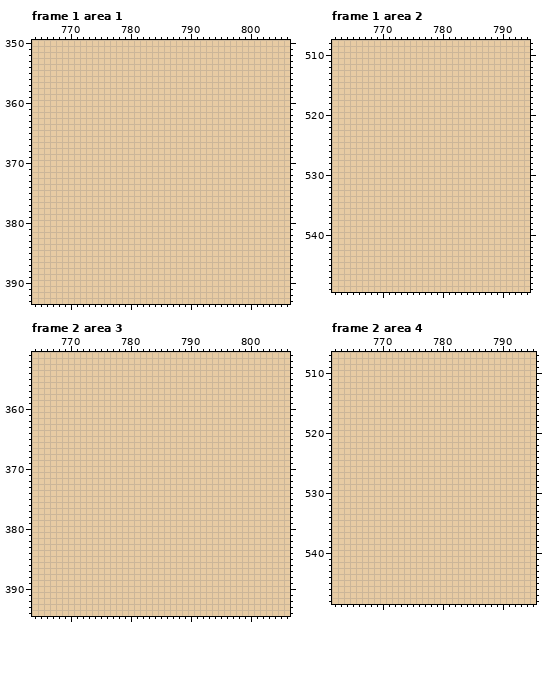
Pixel-art file, stored at AsepriteFiles/UI/UI_Playground.aseprite. Above: the version before the commit.
900x640 pixels, 18 frames. Colours within 5 levels of each other are drawn and written as one. Shown: frame 1 area 1: x 764..806, y 350..393; frame 1 area 2: x 762..794, y 508..549; frame 2 area 3: x 764..806, y 351..394; frame 2 area 4: x 762..795, y 507..548. The commit also changed other frames or places, which this record leaves out.
The same view after the edit:
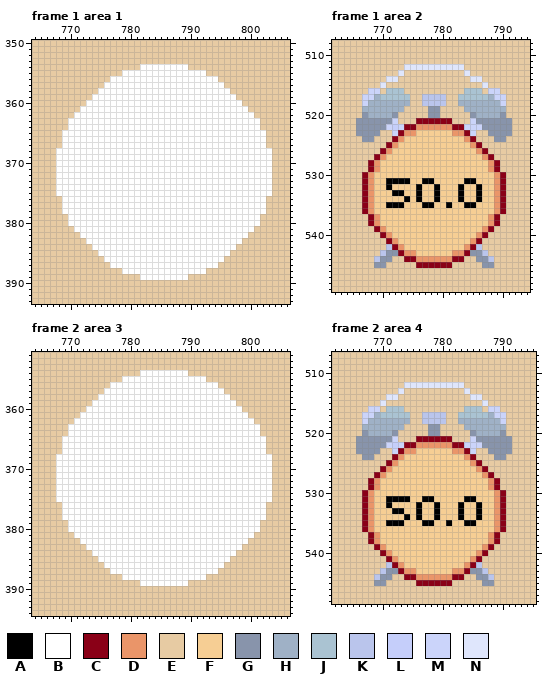
Palette (. is transparent): A #000000  B #ffffff  C #8a0017  D #ea9569  E #e7cba3  F #f6ce94  G #8894ab  H #9fb1c6  J #aac3d2  K #bac5ec  L #c5cefa  M #cbd4fa  N #dfe6fc
The exact change:
Frame 1 area 1, layer "Cosas":
y 354: x 782..789 EEEEEEEE -> BBBBBBBB
y 355: x 779..792 EEEEEEEEEEEEEE -> BBBBBBBBBBBBBB
y 356: x 777..794 EEEEEEEEEEEEEEEEEE -> BBBBBBBBBBBBBBBBBB
y 357: x 776..795 EEEEEEEEEEEEEEEEEEEE -> BBBBBBBBBBBBBBBBBBBB
y 358: x 775..796 EEEEEEEEEEEEEEEEEEEEEE -> BBBBBBBBBBBBBBBBBBBBBB
y 359: x 774..797 EEEEEEEEEEEEEEEEEEEEEEEE -> BBBBBBBBBBBBBBBBBBBBBBBB
y 360: x 773..798 EEEEEEEEEEEEEEEEEEEEEEEEEE -> BBBBBBBBBBBBBBBBBBBBBBBBBB
y 361: x 772..799 EEEEEEEEEEEEEEEEEEEEEEEEEEEE -> BBBBBBBBBBBBBBBBBBBBBBBBBBBB
y 362: x 771..800 EEEEEEEEEEEEEEEEEEEEEEEEEEEEEE -> BBBBBBBBBBBBBBBBBBBBBBBBBBBBBB
y 363..364: x 770..801 EEEEEEEEEEEEEEEEEEEEEEEEEEEEEEEE -> BBBBBBBBBBBBBBBBBBBBBBBBBBBBBBBB
y 365..367: x 769..802 EEEEEEEEEEEEEEEEEEEEEEEEEEEEEEEEEE -> BBBBBBBBBBBBBBBBBBBBBBBBBBBBBBBBBB
y 368..375: x 768..803 EEEEEEEEEEEEEEEEEEEEEEEEEEEEEEEEEEEE -> BBBBBBBBBBBBBBBBBBBBBBBBBBBBBBBBBBBB
y 376..378: x 769..802 EEEEEEEEEEEEEEEEEEEEEEEEEEEEEEEEEE -> BBBBBBBBBBBBBBBBBBBBBBBBBBBBBBBBBB
y 379..380: x 770..801 EEEEEEEEEEEEEEEEEEEEEEEEEEEEEEEE -> BBBBBBBBBBBBBBBBBBBBBBBBBBBBBBBB
y 381: x 771..800 EEEEEEEEEEEEEEEEEEEEEEEEEEEEEE -> BBBBBBBBBBBBBBBBBBBBBBBBBBBBBB
y 382: x 772..799 EEEEEEEEEEEEEEEEEEEEEEEEEEEE -> BBBBBBBBBBBBBBBBBBBBBBBBBBBB
y 383: x 773..798 EEEEEEEEEEEEEEEEEEEEEEEEEE -> BBBBBBBBBBBBBBBBBBBBBBBBBB
y 384: x 774..797 EEEEEEEEEEEEEEEEEEEEEEEE -> BBBBBBBBBBBBBBBBBBBBBBBB
y 385: x 775..796 EEEEEEEEEEEEEEEEEEEEEE -> BBBBBBBBBBBBBBBBBBBBBB
y 386: x 776..795 EEEEEEEEEEEEEEEEEEEE -> BBBBBBBBBBBBBBBBBBBB
y 387: x 777..794 EEEEEEEEEEEEEEEEEE -> BBBBBBBBBBBBBBBBBB
y 388: x 779..792 EEEEEEEEEEEEEE -> BBBBBBBBBBBBBB
y 389: x 782..789 EEEEEEEE -> BBBBBBBB
Frame 1 area 2, layers "Letras", "Cosas":
y 512: x 774..783 EEEEEEEEEE -> NNNNNNNNNN
y 513: x 773 E -> N; x 784 E -> N
y 514: x 771..772 EE -> NN; x 785..786 EE -> NN
y 515: x 770 E -> N; x 787 E -> N
y 516: x 768..769 EE -> MM; x 771..773 EEE -> JJJ; x 784..786 EEE -> JJJ; x 788..789 EE -> MM
y 517: x 767..774 EEEEEEEE -> MMHJJJJJ; x 777..780 EEEE -> KKKK; x 783..790 EEEEEEEE -> JJJJJHMM
y 518: x 767..774 EEEEEEEE -> MHHHHHHH; x 777..780 EEEE -> KKKK; x 783..790 EEEEEEEE -> HHHHHHHM
y 519: x 767..773 EEEEEEE -> HHHHHHH; x 778..779 EE -> GG; x 784..790 EEEEEEE -> HHHHHHH
y 520: x 767..772 EEEEEE -> GHHHHG; x 778..779 EE -> GG; x 785..790 EEEEEE -> GHHHHG
y 521: x 766..772 EEEEEEE -> GGGGGGM; x 776..781 EEEEEE -> CCCCCC; x 785..791 EEEEEEE -> MGGGGGG
y 522: x 766..791 EEEEEEEEEEEEEEEEEEEEEEEEEE -> GGGGGMLMCCDDDDDDCCMMMGGGGG
y 523: x 766..769 EEEE -> GGGG; x 772..785 EEEEEEEEEEEEEE -> MCDDFFFFFFDDCM; x 788..791 EEEE -> GGGG
y 524: x 767..768 EE -> GG; x 772..785 EEEEEEEEEEEEEE -> CDFFFFFFFFFFDC; x 789..790 EE -> GG
y 525: x 771..786 EEEEEEEEEEEEEEEE -> CDFFFFFFFFFFFFDC
y 526: x 770..787 EEEEEEEEEEEEEEEEEE -> CDFFFFFFFFFFFFFFDC
y 527: x 769..788 EEEEEEEEEEEEEEEEEEEE -> CDFFFFFFFFFFFFFFFFDC
y 528..529: x 768..789 EEEEEEEEEEEEEEEEEEEEEE -> CDFFFFFFFFFFFFFFFFFFDC
y 530: x 767..790 EEEEEEEEEEEEEEEEEEEEEEEE -> CDFFFFFFFFFFFFFFFFFFFFDC
y 531: x 767..790 EEEEEEEEEEEEEEEEEEEEEEEE -> CDFFAAAAFFAAFFFFFAAFFFDC
y 532: x 767..790 EEEEEEEEEEEEEEEEEEEEEEEE -> CDFFAFFFFAFFAFFFAFFAFFDC
y 533: x 767..790 EEEEEEEEEEEEEEEEEEEEEEEE -> CDFFFAAFFAFFAFFFAFFAFFDC
y 534: x 767..790 EEEEEEEEEEEEEEEEEEEEEEEE -> CDFFFFFAFAFFAFFFAFFAFFDC
y 535: x 767..790 EEEEEEEEEEEEEEEEEEEEEEEE -> CDFFAAAFFFAAFFAFFAAFFFDC
y 536: x 767..790 EEEEEEEEEEEEEEEEEEEEEEEE -> CDFFFFFFFFFFFFFFFFFFFFDC
y 537..538: x 768..789 EEEEEEEEEEEEEEEEEEEEEE -> CDFFFFFFFFFFFFFFFFFFDC
y 539: x 769..788 EEEEEEEEEEEEEEEEEEEE -> CDFFFFFFFFFFFFFFFFDC
y 540: x 770..787 EEEEEEEEEEEEEEEEEE -> CDFFFFFFFFFFFFFFDC
y 541: x 771..786 EEEEEEEEEEEEEEEE -> CDFFFFFFFFFFFFDC
y 542: x 771..786 EEEEEEEEEEEEEEEE -> KCDFFFFFFFFFFDCK
y 543: x 770..787 EEEEEEEEEEEEEEEEEE -> KGGCDDFFFFFFDDCGGK
y 544: x 769..771 EEE -> KGG; x 774..783 EEEEEEEEEE -> CCDDDDDDCC; x 786..788 EEE -> GGK
y 545: x 769..770 EE -> GG; x 776..781 EEEEEE -> CCCCCC; x 787..788 EE -> GG
Frame 2 area 3, layer "Cosas": the same change as frame 1 area 1
Frame 2 area 4, layers "Letras", "Cosas": the same change as frame 1 area 2
Pixel boxes of the changes (left, top, right, bottom) in both pictures:
changed: (56, 64, 272, 280)
changed: (356, 64, 512, 268)
changed: (56, 370, 272, 586)
changed: (356, 382, 512, 586)
